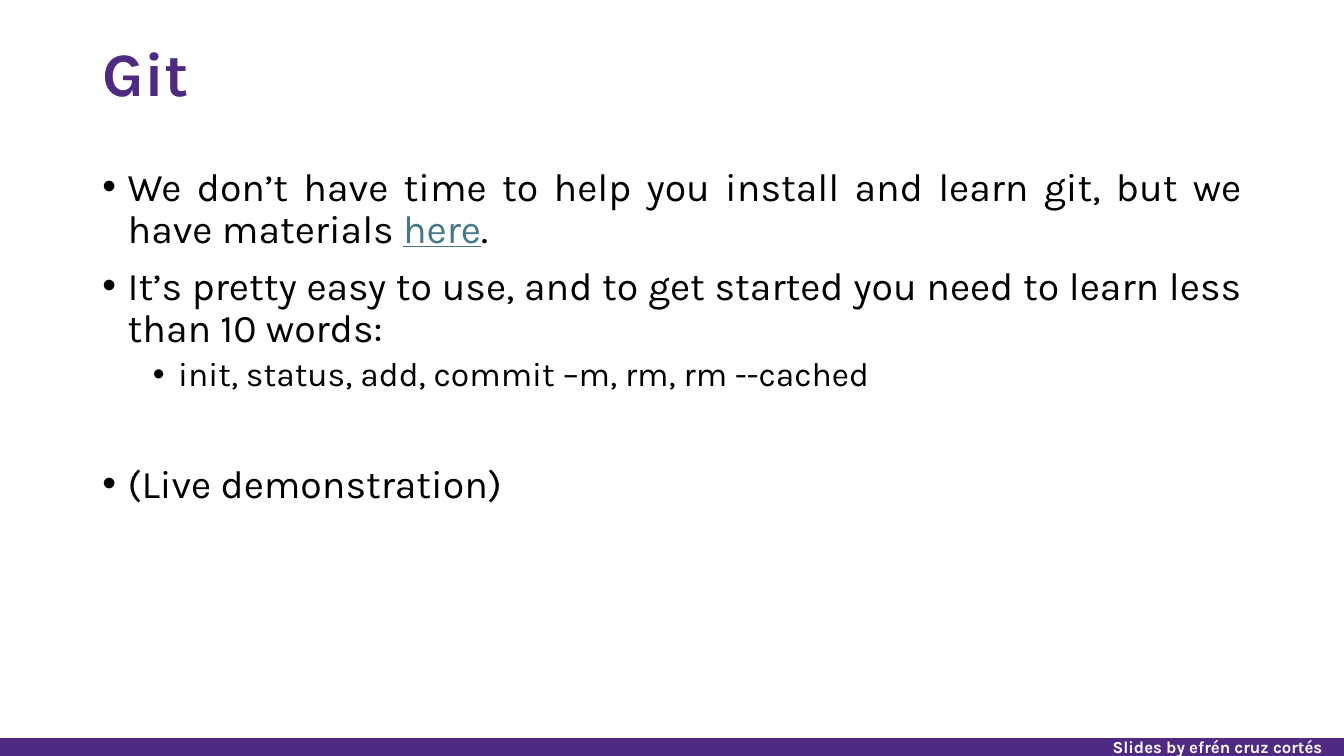
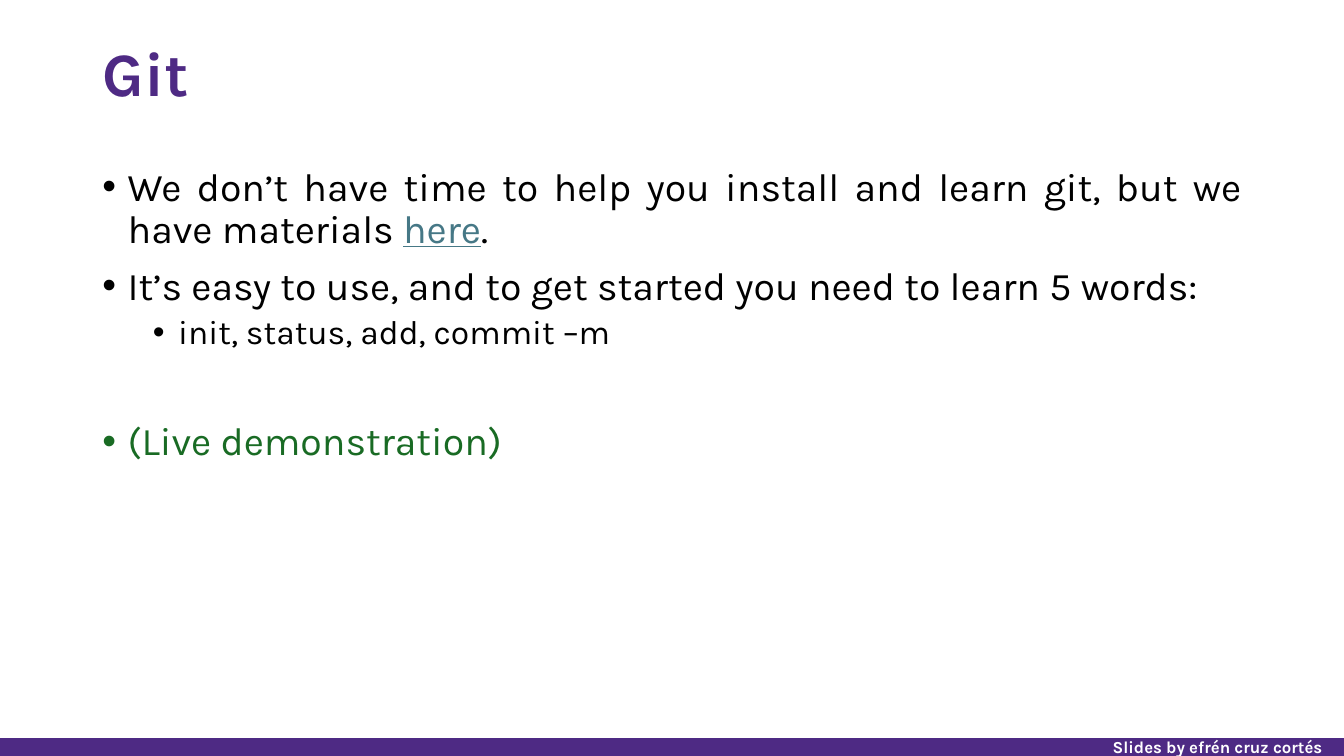
Before and after one commit to nuitrcs/researchers_guide_to_code_organization, a slide deck: slide 76 of researchers_guide_to_code_organization_day_1.pptx. Drawn at 1344x756 pixels with LibreOffice and Linux fonts; fonts in the diff are those of the drawing. Boxes give left, top, right and bottom in pixels: in the first picture for what was removed or moved away, otherwise in the second. Text is boxed around its words. In the diff, an @@ line names an element or a change of style, - is before the commit and + after.

```diff
--- a/researchers_guide_to_code_organization_day_1.pptx
+++ b/researchers_guide_to_code_organization_day_1.pptx
@@ text at [128, 273, 1198, 348]: text changed @@
-• It’s pretty easy to use, and to get started you need to learn less than 10 words:
-  • init, status, add, commit –m, rm, rm --cached
+• It’s easy to use, and to get started you need to learn 5 words:
+  • init, status, add, commit –m
@@ text at [128, 426, 502, 460]: text colour #000000 to #196B24 in "(Live demonstration)" @@
```
Also in this commit, not shown: 2 other slides changed, 3 slides added, 4 other files.
